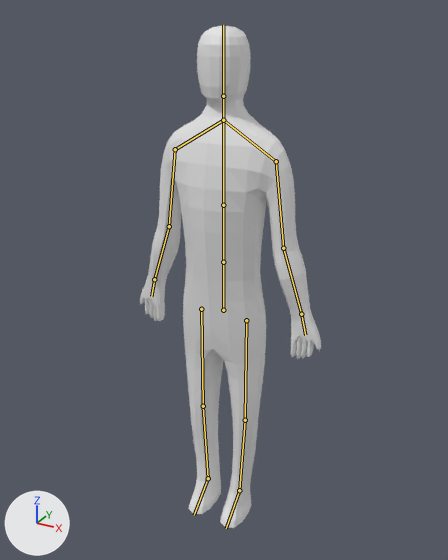
A saved change to the Blender file Assets/Models/Player/Player_V1.0.blend.
Rendered twice from a 50 mm camera at (5.2, -9.45, 10.23) aimed at (0.4, -0.71, 5.87). The lights are fixed; the arrows at lower left show +X, +Y and +Z. The bones that bend it are drawn over the model as lines.

Objects in the first picture: 'Model_Human'.
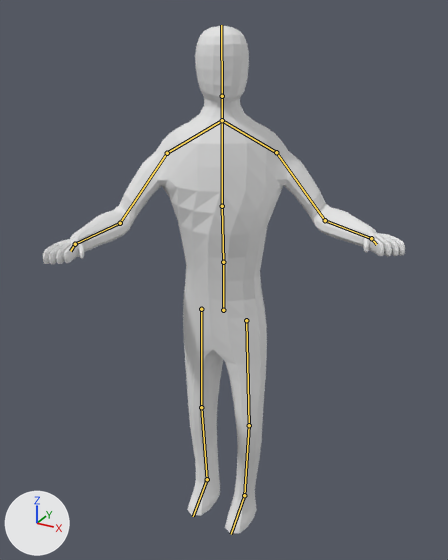
The newer file adds an action. The first version stands in its rest pose; the second is drawn at frame 30 of the action 'Idle_Alert'.

Changed parts and their boxes (x1, y1, x2, y2) in the pictures (448 x 560 px):
'Model_Human', posed (99% wider): before (140, 26, 321, 528); after (43, 26, 405, 534)
bone 'Waist', root to tip: before (223, 262) to (223, 205); after (223, 262) to (222, 206)
bone 'Chest', root to tip: before (223, 205) to (223, 120); after (222, 206) to (222, 120)
bone 'Head', root to tip: before (223, 96) to (223, 25); after (222, 96) to (221, 25)
bone 'Shoulder_L', root to tip: before (223, 120) to (276, 161); after (222, 120) to (276, 152)
bone 'Arm_Upper_L', root to tip: before (276, 161) to (283, 248); after (276, 152) to (325, 220)
bone 'Arm_Lower_L', root to tip: before (283, 248) to (301, 314); after (325, 220) to (371, 238)
bone 'Hand_L', root to tip: before (301, 314) to (305, 335); after (371, 238) to (376, 244)
bone 'Shoulder_R', root to tip: before (223, 120) to (175, 149); after (222, 120) to (167, 153)
bone 'Arm_Upper_R', root to tip: before (175, 149) to (169, 226); after (167, 153) to (120, 223)
bone 'Arm_Lower_R', root to tip: before (169, 226) to (154, 279); after (120, 223) to (75, 244)
bone 'Hand_R', root to tip: before (154, 279) to (151, 296); after (75, 244) to (70, 251)
bone 'Leg_L', root to tip: before (246, 320) to (245, 420); after (246, 320) to (249, 425)
bone 'Leg_Lower_L', root to tip: before (245, 420) to (239, 490); after (249, 425) to (244, 495)
bone 'Leg_R', root to tip: before (201, 309) to (203, 406); after (201, 309) to (201, 407)
bone 'Leg_Lower_R', root to tip: before (203, 406) to (208, 478); after (201, 407) to (207, 479)

Edits to the bpy script that builds the scene:
```text
Change bone_waist:
    where bone_waist = bpy.data.objects['Armature'].pose.bones['Waist']  # child of 'Core'
    bone_waist.rotation_quaternion: (1.0, 0.0, 0.0, 0.0) -> (0.999, 0.026, 0.043, -0.001)  # degrees (0, 0, 0) -> degrees (3, 5, 0)
Change bone_chest:
    where bone_chest = bpy.data.objects['Armature'].pose.bones['Chest']  # child of 'Waist'
    bone_chest.rotation_quaternion: (1.0, 0.0, 0.0, 0.0) -> (0.976, -0.036, 0.216, -0.003)  # degrees (0, 0, 0) -> degrees (-5, 25, -1)
Change bone_head:
    where bone_head = bpy.data.objects['Armature'].pose.bones['Head']  # child of 'Neck'
    bone_head.rotation_quaternion: (1.0, 0.0, 0.0, 0.0) -> (0.979, 0.0, 0.202, 0.004)  # degrees (0, 0, 0) -> degrees (0, 23, 0)
Change bone_shoulder_l:
    where bone_shoulder_l = bpy.data.objects['Armature'].pose.bones['Shoulder_L']  # child of 'Chest'
    bone_shoulder_l.rotation_quaternion: (1.0, 0.0, 0.0, 0.0) -> (0.991, 0.002, -0.068, 0.113)  # degrees (0, 0, 0) -> degrees (-1, -8, 13)
Change bone_arm_upper_l:
    where bone_arm_upper_l = bpy.data.objects['Armature'].pose.bones['Arm_Upper_L']  # child of 'Shoulder_L'
    bone_arm_upper_l.rotation_quaternion: (1.0, 0.0, 0.0, 0.0) -> (0.955, 0.237, 0.123, -0.13)  # degrees (0, 0, 0) -> degrees (26, 17, -11)
Change bone_arm_lower_l:
    where bone_arm_lower_l = bpy.data.objects['Armature'].pose.bones['Arm_Lower_L']  # child of 'Arm_Upper_L'
    bone_arm_lower_l.rotation_quaternion: (1.0, 0.0, 0.0, 0.0) -> (0.825, 0.275, 0.207, -0.448)  # degrees (0, 0, 0) -> degrees (19, 36, -51)
Change bone_hand_l:
    where bone_hand_l = bpy.data.objects['Armature'].pose.bones['Hand_L']  # child of 'Arm_Lower_L'
    bone_hand_l.rotation_quaternion: (1.0, 0.0, 0.0, 0.0) -> (0.635, 0.234, 0.724, -0.133)  # degrees (0, 0, 0) -> degrees (-34, 101, -64)
Change bone_shoulder_r:
    where bone_shoulder_r = bpy.data.objects['Armature'].pose.bones['Shoulder_R']  # child of 'Chest'
    bone_shoulder_r.rotation_quaternion: (1.0, 0.0, 0.0, 0.0) -> (0.992, 0.002, 0.066, -0.109)  # degrees (0, 0, 0) -> degrees (-1, 8, -13)
Change bone_arm_upper_r:
    where bone_arm_upper_r = bpy.data.objects['Armature'].pose.bones['Arm_Upper_R']  # child of 'Shoulder_R'
    bone_arm_upper_r.rotation_quaternion: (1.0, 0.0, 0.0, 0.0) -> (0.955, 0.23, -0.126, 0.127)  # degrees (0, 0, 0) -> degrees (25, -17, 11)
Change bone_arm_lower_r:
    where bone_arm_lower_r = bpy.data.objects['Armature'].pose.bones['Arm_Lower_R']  # child of 'Arm_Upper_R'
    bone_arm_lower_r.rotation_quaternion: (1.0, 0.0, 0.0, 0.0) -> (0.829, 0.267, -0.209, 0.437)  # degrees (0, 0, 0) -> degrees (19, -36, 49)
Change bone_hand_r:
    where bone_hand_r = bpy.data.objects['Armature'].pose.bones['Hand_R']  # child of 'Arm_Lower_R'
    bone_hand_r.rotation_quaternion: (1.0, 0.0, 0.0, 0.0) -> (0.646, 0.227, -0.708, 0.131)  # degrees (0, 0, 0) -> degrees (-42, -99, 72)
Change bone_leg_l:
    where bone_leg_l = bpy.data.objects['Armature'].pose.bones['Leg_L']  # child of 'Core'
    bone_leg_l.rotation_quaternion: (1.0, 0.0, 0.0, 0.0) -> (0.999, -0.028, 0.001, -0.034)  # degrees (0, 0, 0) -> degrees (-3, 0, -4)
Change bone_leg_lower_l:
    where bone_leg_lower_l = bpy.data.objects['Armature'].pose.bones['Leg_Lower_L']  # child of 'Leg_L'
    bone_leg_lower_l.rotation_quaternion: (1.0, 0.0, 0.0, 0.0) -> (0.999, 0.032, -0.003, -0.037)  # degrees (0, 0, 0) -> degrees (4, 0, -4)
Change bone_leg_r:
    where bone_leg_r = bpy.data.objects['Armature'].pose.bones['Leg_R']  # child of 'Core'
    bone_leg_r.rotation_quaternion: (1.0, 0.0, 0.0, 0.0) -> (1.0, -0.012, 0.0, 0.0)  # degrees (0, 0, 0) -> degrees (-1, 0, 0)
Change bone_leg_lower_r:
    where bone_leg_lower_r = bpy.data.objects['Armature'].pose.bones['Leg_Lower_R']  # child of 'Leg_R'
    bone_leg_lower_r.rotation_quaternion: (1.0, 0.0, 0.0, 0.0) -> (1.0, 0.0, 0.001, 0.013)  # degrees (0, 0, 0) -> degrees (0, 0, 2)
```
